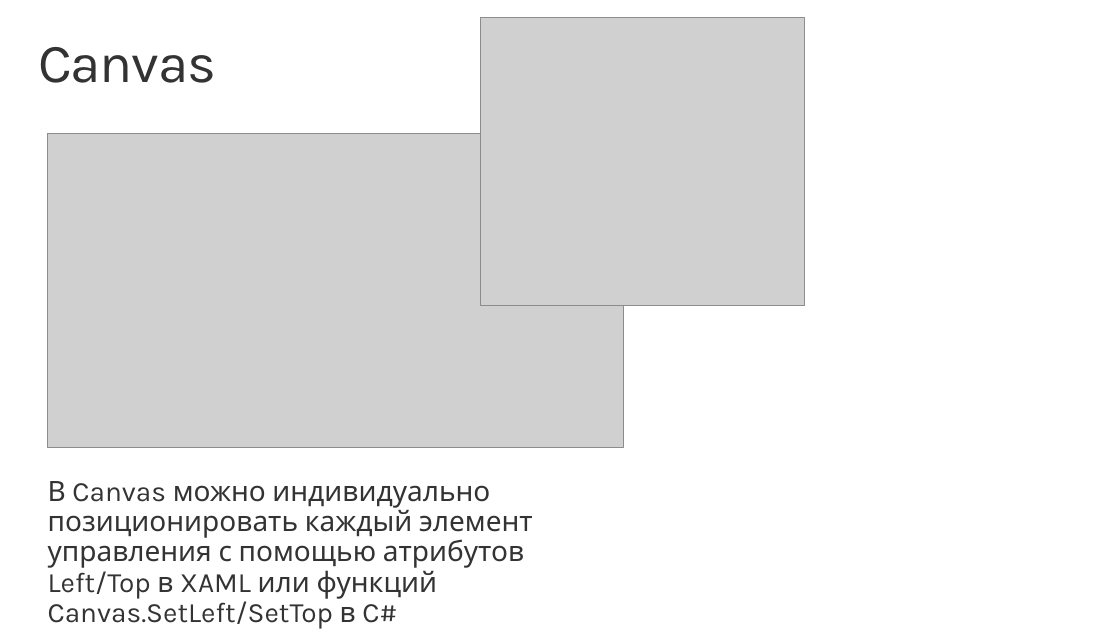
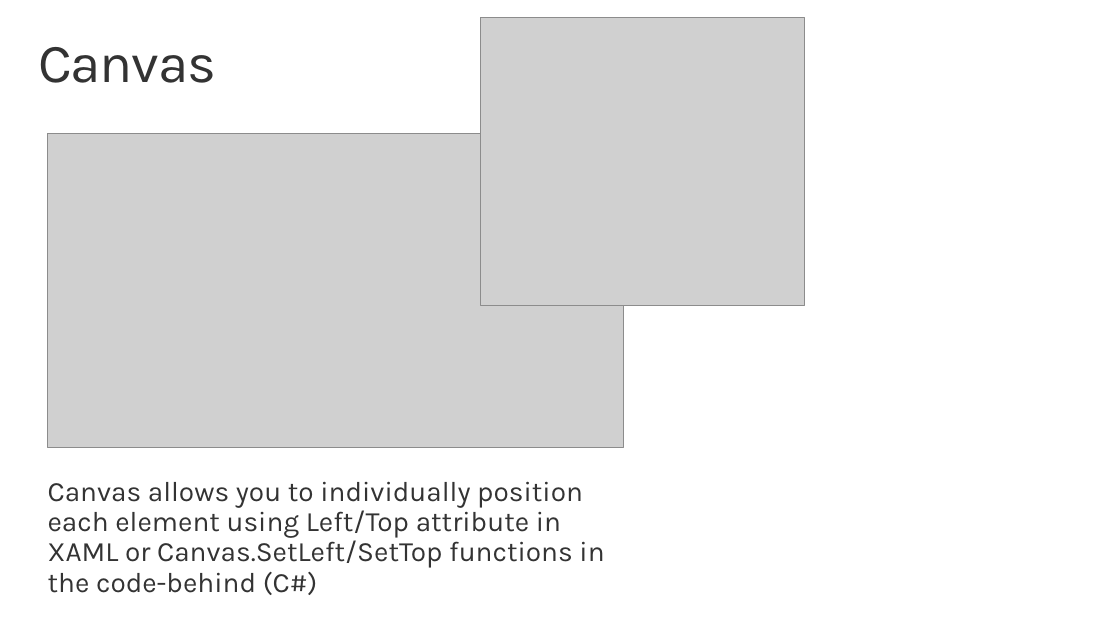
Before and after one commit to evangelism/Win10UWPCourse, a slide deck: slide 7 of 01. Introduction to UWP/1a. XAML Controls.pptx. Drawn at 1120x630 pixels with LibreOffice and Linux fonts; fonts in the diff are those of the drawing; grey boxes stand for pictures; background and template pictures are left out. Boxes give left, top, right and bottom in pixels: in the first picture for what was removed or moved away, otherwise in the second. Text is boxed around its words. In the diff, an @@ line names an element or a change of style, - is before the commit and + after.

```diff
--- a/01. Introduction to UWP/1a. XAML Controls.pptx
+++ b/01. Introduction to UWP/1a. XAML Controls.pptx
@@ text at [48,481,604,595]: text changed @@
-В Canvas можно индивидуально позиционировать каждый элемент управления с помощью атрибутов Left/Top в XAML или функций Canvas.SetLeft/SetTop в C#
+Canvas allows you to individually position each element using Left/Top attribute in XAML or Canvas.SetLeft/SetTop functions in the code-behind (C#)
```
Also in this commit, not shown: 10 other slides changed, 1 slide added, 1 slide removed, 15 other files.
